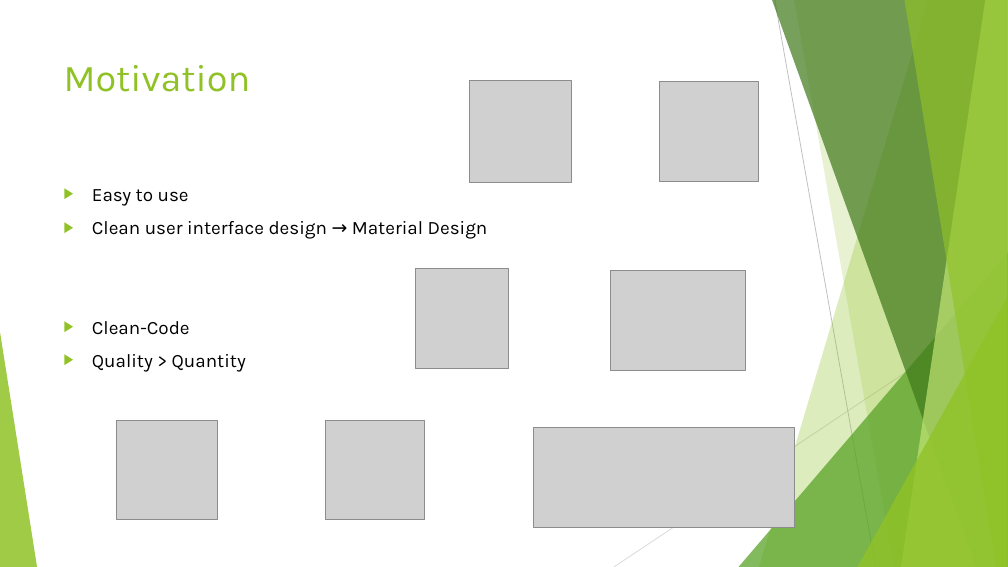
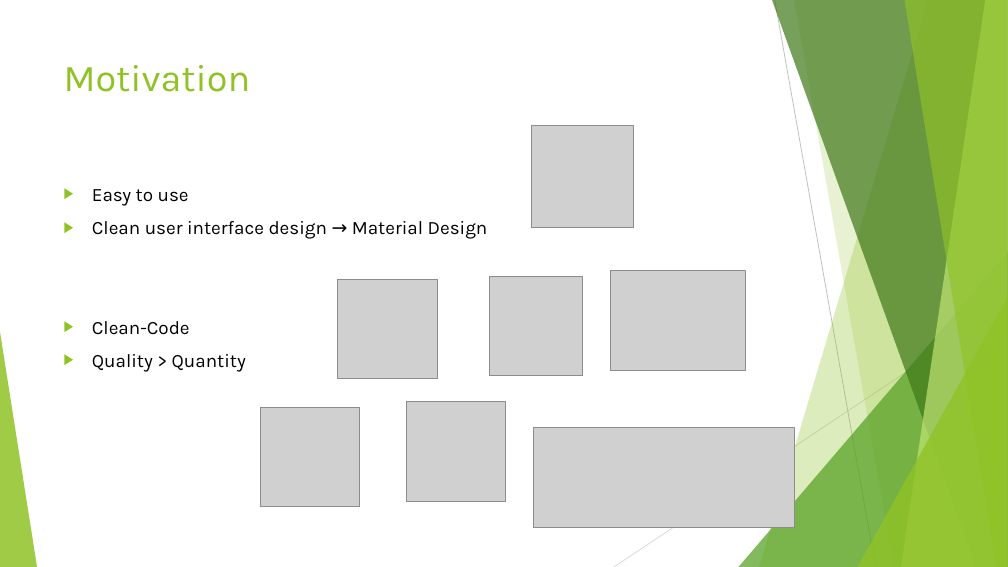
Before and after one commit to FHellmann/Uniatron, a slide deck: slide 2 of doc/Presentation/Uniatron-Presentation1207.pptx. Drawn at 1008x567 pixels with LibreOffice and Linux fonts; fonts in the diff are those of the drawing; grey boxes stand for pictures. Boxes give left, top, right and bottom in pixels: in the first picture for what was removed or moved away, otherwise in the second. Text is boxed around its words. In the diff, an @@ line names an element or a change of style, - is before the commit and + after.

```diff
--- a/doc/Presentation/Uniatron-Presentation1207.pptx
+++ b/doc/Presentation/Uniatron-Presentation1207.pptx
@@ picture: place and size @@
-picture at [470,80,572,182]
+picture at [532,126,634,228]
@@ picture: place and size @@
-picture at [116,420,217,520]
+picture at [337,279,438,378]
@@ picture: place and size @@
-picture at [415,268,508,368]
+picture at [490,277,583,376]
@@ picture: place and size @@
-picture at [659,82,758,181]
+picture at [260,408,359,507]
@@ picture: place and size @@
-picture at [325,420,424,520]
+picture at [407,402,506,501]
```
Also in this commit, not shown: 4 other slides changed.
